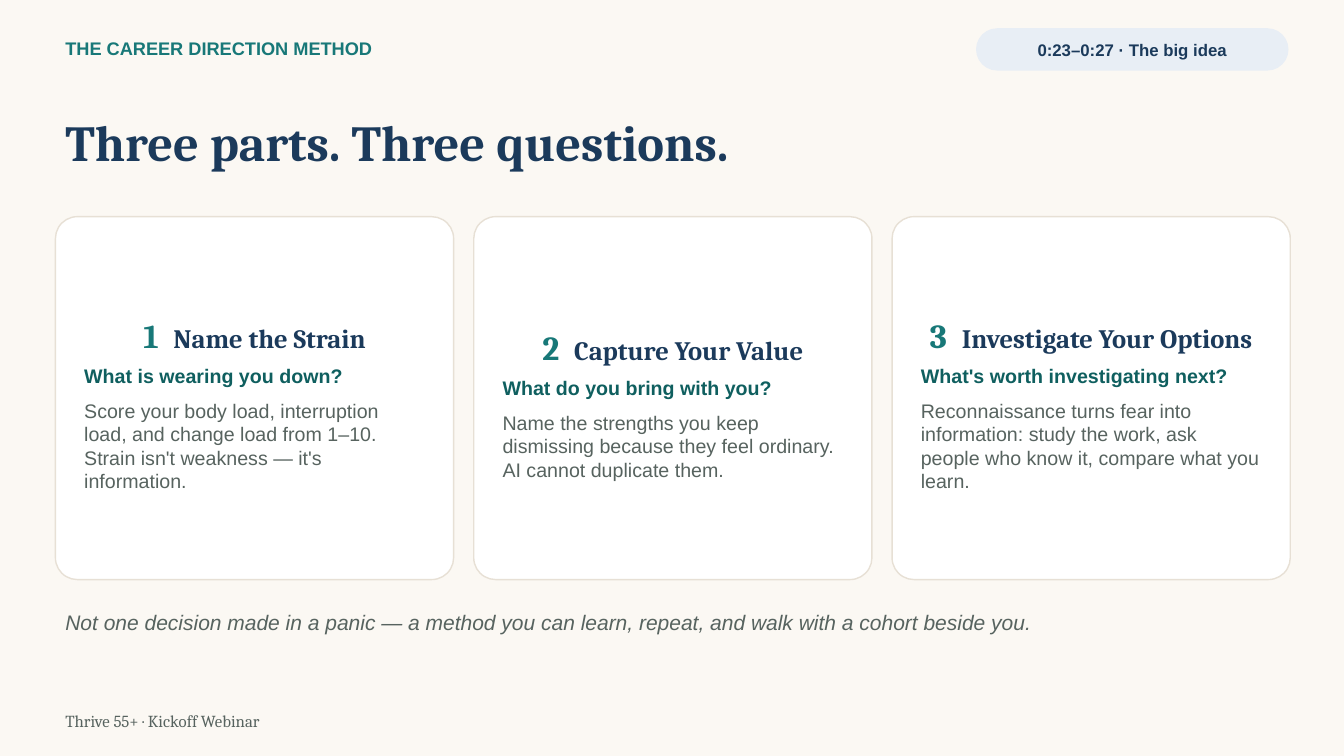
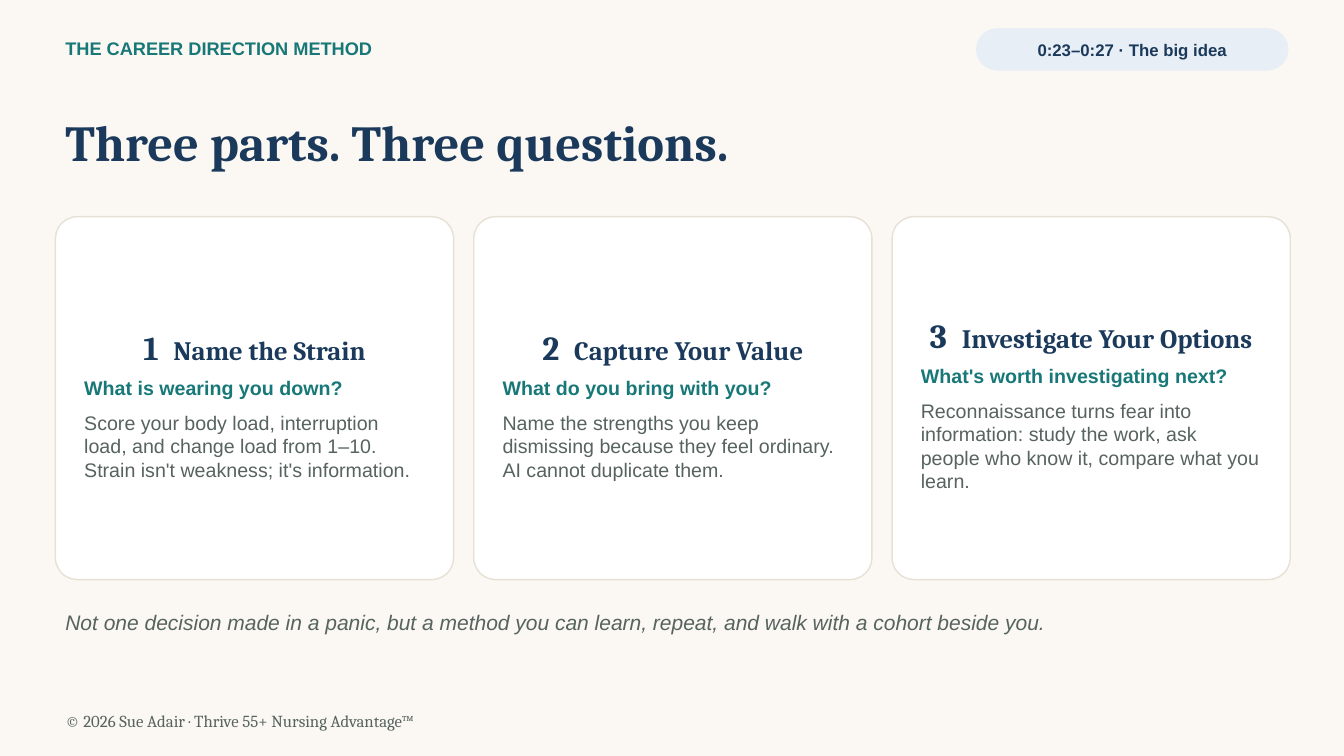
Before and after one commit to MissTully/Thrive-55, a slide deck: slide 8 of webinars/Thrive55_Week0_Kickoff_Zoom.pptx. Drawn at 1344x756 pixels with LibreOffice and Linux fonts; fonts in the diff are those of the drawing. Boxes give left, top, right and bottom in pixels: in the first picture for what was removed or moved away, otherwise in the second. Text is boxed around its words. In the diff, an @@ line names an element or a change of style, - is before the commit and + after.

```diff
--- a/webinars/Thrive55_Week0_Kickoff_Zoom.pptx
+++ b/webinars/Thrive55_Week0_Kickoff_Zoom.pptx
@@ text in rounded rectangle at (921,325,1252,387): text colour #187878 to #1B3A5B in "3"; text colour #0F5F5F to #187878 in "What's worth investigating next?" @@
@@ text in rounded rectangle at (84,337,366,399): text colour #187878 to #1B3A5B in "1"; text colour #0F5F5F to #187878 in "What is wearing you down?" @@
@@ text in rounded rectangle at (503,337,803,399): text colour #187878 to #1B3A5B in "2"; text colour #0F5F5F to #187878 in "What do you bring with you?" @@
@@ text in rounded rectangle at (84,416,411,480): text changed @@
-Score your body load, interruption load, and change load from 1–10. Strain isn't weakness — it's information.
+Score your body load, interruption load, and change load from 1–10. Strain isn't weakness; it's information.
@@ text at (65,615,1045,635): text changed @@
-Not one decision made in a panic — a method you can learn, repeat, and walk with a cohort beside you.
+Not one decision made in a panic, but a method you can learn, repeat, and walk with a cohort beside you.
@@ text at (83,715,414,731): text changed @@
-Thrive 55+ · Kickoff Webinar
+© 2026 Sue Adair · Thrive 55+ Nursing Advantage™
```
Also in this commit, not shown: 16 other slides changed.
